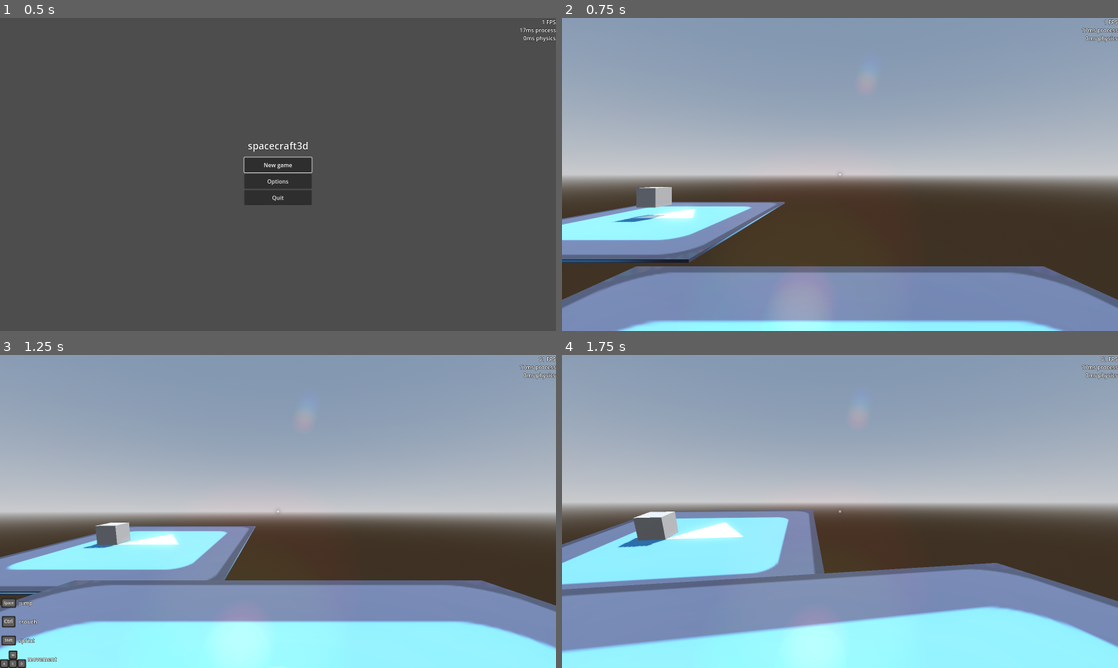
Above: before the commit, frames 1-4 (two rows, left to right).
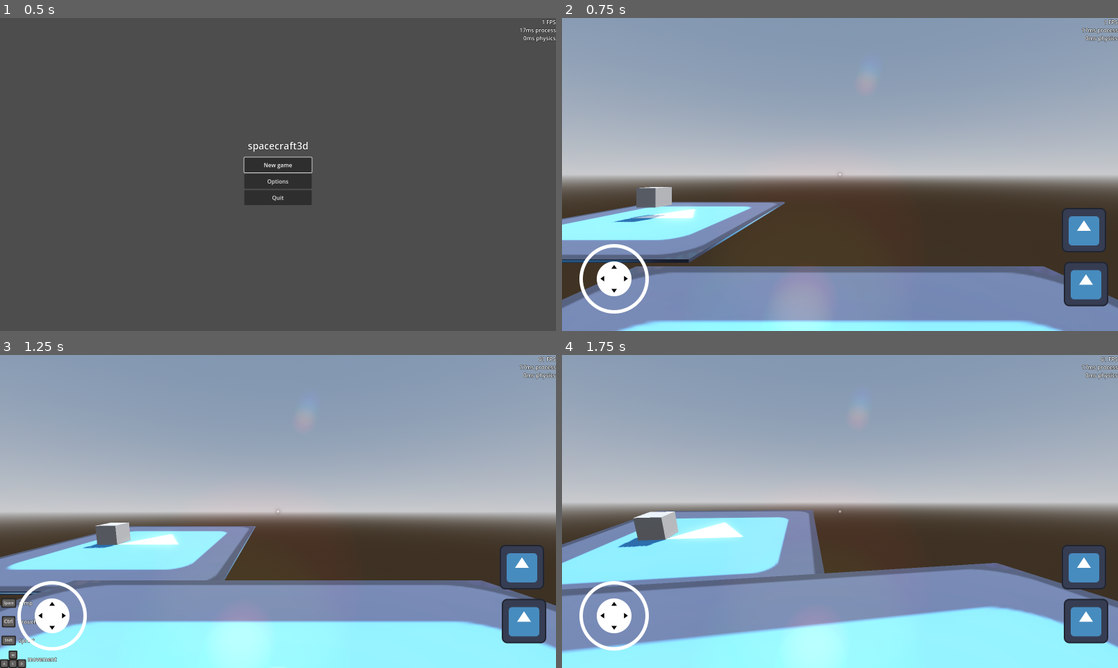
Above: after the commit, the same moments.

Repository: matmas/spacecraft3d
Game: Godot game, scene res://menus/main_menu/main_menu.tscn
Same seed, same stepped clock (60 frames per second), same inputs: the game is played once before the commit and once after it. The engine's default icon, where the game draws it, is replaced by a stand-in: a white triangle on a blue panel in a dark square.
Inputs (mouse positions are in pixels of both pictures, inside the frame that each line leads up to):
- Up to frame 1 (0.5 s): no input
- Up to frame 2 (0.75 s): click "New game" at 0.5 s
- Up to frame 3 (1.25 s): no input
- Up to frame 4 (1.75 s): tap Enter at 1.25 s; move the mouse to (867, 511) at 1.27 s; hold W (move_forward) from 1.28 s (still down); hold Ctrl (crouch) from 1.28 s (still down); click (867, 511) at 1.42 s; tap Space (jump) at 1.52, 1.55 s

Frame 1 is identical in both runs. In frame 2, 3.3% of the frame differs, in the area x 3-99%, y 60-95%; in frame 3, 3.3%; in frame 4, 3.3%.

Commit message:
Add virtual joystick and emulate mouse from touch for regular controls

Diff:
--- /dev/null
+++ b/emulate_mouse_from_touch/emulate_mouse_from_touch_autoload.gd
@@ -0,0 +1,36 @@
+extends Node
+# Alternative to input_devices/pointing/emulate_mouse_from_touch (default: true)
+
+func _ready() -> void:
+	get_viewport().gui_focus_changed.connect(_on_gui_focus_changed)
+
+
+func _input(event: InputEvent) -> void:
+	var embedded_window_position := Vector2() if get_window() == get_tree().root else Vector2(get_window().position)
+	match event.get_class():
+		"InputEventScreenTouch":
+			var e := InputEventMouseButton.new()
+			e.button_index = MOUSE_BUTTON_LEFT
+			e.button_mask = MOUSE_BUTTON_MASK_LEFT if event.is_pressed() else 0
+			e.pressed = event.is_pressed()
+			e.position = embedded_window_position + (event as InputEventScreenTouch).position
+			get_tree().root.push_input(e, true)
+			get_viewport().set_input_as_handled()
+		"InputEventScreenDrag":
+			var drag_event := event as InputEventScreenDrag
+			var e := InputEventMouseMotion.new()
+			e.position = embedded_window_position + drag_event.position
+			e.relative = drag_event.relative
+			e.velocity = drag_event.velocity
+			get_tree().root.push_input(e, true)
+			get_viewport().set_input_as_handled()
+
+
+func _on_gui_focus_changed(node: Control) -> void:
+	if node is OptionButton:
+		for child in node.get_children(true):
+			if child is PopupMenu:
+				var popup_menu := child as PopupMenu
+				popup_menu.set_script(get_script())
+				popup_menu.set_process_input(true)
+				return
--- a/game/game.tscn
+++ b/game/game.tscn
@@ -9,6 +9,7 @@
 [ext_resource type="PackedScene" uid="uid://bi6ndujwqpytb" path="res://crosshair/crosshair.tscn" id="6_e7f5j"]
 [ext_resource type="Script" path="res://game/area_gravity.gd" id="6_nceua"]
 [ext_resource type="PackedScene" uid="uid://cpu5koohrrphw" path="res://lens_flare/lens_flare.tscn" id="7_k38yw"]
+[ext_resource type="PackedScene" uid="uid://bc275k4543pyd" path="res://touch_screen_buttons/touch_screen_buttons.tscn" id="8_2lra2"]
 [ext_resource type="PackedScene" uid="uid://mbq7m437qpbm" path="res://menus/pause_menu/pause_menu.tscn" id="8_18bxx"]
 [ext_resource type="PackedScene" uid="uid://d12guuxlcbu6a" path="res://builder/builder.tscn" id="9_40lip"]
 
@@ -69,6 +70,8 @@
 [node name="LensFlare" parent="." node_paths=PackedStringArray("directional_light") instance=ExtResource("7_k38yw")]
 directional_light = NodePath("../DirectionalLight3D")
 raycast_collision_mask = 4294967291
+
+[node name="TouchScreenButtons" parent="." instance=ExtResource("8_2lra2")]
 
 [node name="PauseMenu" parent="." instance=ExtResource("8_18bxx")]
 
--- a/project.godot
+++ b/project.godot
@@ -23,6 +23,7 @@
 FpsCounterAutoload="res://fps_counter/fps_counter_autoload.tscn"
 Utils="*res://utils/utils_autoload.gd"
 InputMonitor="*res://input_icons/input_monitor_autoload.gd"
+EmulateMouseFromTouchAutoload="res://emulate_mouse_from_touch/emulate_mouse_from_touch_autoload.gd"
 
 [display]
 
@@ -244,6 +245,10 @@
 ]
 }
 
+[input_devices]
+
+pointing/emulate_mouse_from_touch=false
+
 [layer_names]
 
 3d_physics/layer_1="Heavy solids"
--- /dev/null
+++ b/touch_screen_buttons/touch_screen_buttons.tscn
@@ -0,0 +1,50 @@
+[gd_scene load_steps=7 format=3 uid="uid://bc275k4543pyd"]
+
+[ext_resource type="Texture2D" uid="uid://dyiq8maipat2i" path="res://icon.svg" id="1_fj2kx"]
+[ext_resource type="Texture2D" uid="uid://oou2dp7ftdkc" path="res://touch_screen_buttons/joystick_outline.png" id="3_mjbc8"]
+[ext_resource type="Script" path="res://touch_screen_buttons/virtual_joystick.gd" id="3_pmdmo"]
+[ext_resource type="Texture2D" uid="uid://o7fps01xcvgt" path="res://touch_screen_buttons/joystick_tip.png" id="4_lu0fn"]
+
+[sub_resource type="CircleShape2D" id="CircleShape2D_n6y7r"]
+radius = 122.93
+
+[sub_resource type="CircleShape2D" id="CircleShape2D_h2ngx"]
+radius = 75.0
+
+[node name="TouchScreenButtons" type="CanvasLayer"]
+process_mode = 3
+layer = 0
+
+[node name="TouchScreenButton" type="TouchScreenButton" parent="."]
+position = Vector2(1444, 701)
+texture_normal = ExtResource("1_fj2kx")
+action = "jump"
+
+[node name="TouchScreenButton2" type="TouchScreenButton" parent="."]
+position = Vector2(1438, 546)
+texture_normal = ExtResource("1_fj2kx")
+shape = SubResource("CircleShape2D_n6y7r")
+action = "crouch"
+
+[node name="Margin" type="MarginContainer" parent="."]
+anchors_preset = 2
+anchor_top = 1.0
+anchor_bottom = 1.0
+offset_top = -4.0
+offset_right = 4.0
+grow_vertical = 0
+theme_override_constants/margin_left = 50
+theme_override_constants/margin_top = 50
+theme_override_constants/margin_right = 50
+theme_override_constants/margin_bottom = 50
+
+[node name="VirtualJoystick" type="TextureRect" parent="Margin"]
+layout_mode = 2
+texture = ExtResource("3_mjbc8")
+script = ExtResource("3_pmdmo")
+tip = ExtResource("4_lu0fn")
+shape = SubResource("CircleShape2D_h2ngx")
+action_up = &"move_forward"
+action_down = &"move_backward"
+action_left = &"move_left"
+action_right = &"move_right"
--- /dev/null
+++ b/touch_screen_buttons/virtual_joystick.gd
@@ -0,0 +1,105 @@
+@tool
+extends TextureRect
+
+@export var tip: Texture2D:
+	set(value):
+		tip = value
+		queue_redraw()
+@export var shape: CircleShape2D:
+	set(value):
+		if shape:
+			shape.changed.disconnect(queue_redraw)
+		shape = value
+		if shape:
+			shape.changed.connect(queue_redraw)
+		queue_redraw()
+
+@export var action_up := &""
+@export var action_down := &""
+@export var action_left := &""
+@export var action_right := &""
+
+## Triggers Input.is_action_pressed(), Input.is_action_just_pressed(), Input.get_axis(), Input.get_vector(), etc.
+@export var trigger_action_presses := true
+
+## Triggers Node._input()
+@export var trigger_input_events := false
+
+var current_value := Vector2()
+var current_index := -1
+
+func _draw() -> void:
+	if tip:
+		draw_texture(tip, size * 0.5 - tip.get_size() * 0.5 + current_value * shape.radius)
+	if shape and Engine.is_editor_hint() or get_tree().is_debugging_collisions_hint():
+		draw_circle(size * 0.5, shape.radius, ProjectSettings.get_setting("debug/shapes/collision/shape_color"))
+
+
+func _input(event: InputEvent) -> void:
+	if not event is InputEventScreenTouch and not event is InputEventScreenDrag:
+		return  # We are interested only in touch events
+
+	if not shape:
+		return  # No shape no game
+
+	if current_index != -1:  # We are tracking some finger index
+		match event.get_class():
+			"InputEventScreenTouch":
+				if (event as InputEventScreenTouch).index != current_index:
+					return  # We are not interested in other finger touches
+			"InputEventScreenDrag":
+				if (event as InputEventScreenDrag).index != current_index:
+					return  # We are not interested in other finger movements
+
+	var event_position: Vector2
+	match event.get_class():
+		"InputEventScreenTouch":
+			event_position = (event as InputEventScreenTouch).position
+		"InputEventScreenDrag":
+			event_position = (event as InputEventScreenDrag).position
+	var vector := (event_position - (global_position + size * 0.5)) / shape.radius
+
+	match event.get_class():
+		"InputEventScreenTouch":
+			if event.is_pressed():
+				if vector.length_squared() < 1.0:  # Finger press inside shape
+					current_value = vector
+					_trigger_input_from_vector(current_value)
+					current_index = (event as InputEventScreenTouch).index
+					get_viewport().set_input_as_handled()
+				else:
+					return  # Ignore finger presses outside shape
+			else:  # Finger release
+				for action in [action_up, action_down, action_left, action_right]:
+					_trigger_input(action, false)
+				current_value = Vector2()
+				current_index = -1
+				get_viewport().set_input_as_handled()
+		"InputEventScreenDrag":
+			if current_index != -1:
+				current_value = vector if vector.length_squared() < 1.0 else vector.normalized()
+				_trigger_input_from_vector(current_value)
+				get_viewport().set_input_as_handled()
+	queue_redraw()
+
+
+func _trigger_input_from_vector(vector: Vector2) -> void:
+	if absf(vector.x) > 0:
+		_trigger_input(action_right if vector.x > 0 else action_left, true, absf(vector.x))
+	if absf(vector.y) > 0:
+		_trigger_input(action_down if vector.y > 0 else action_up, true, absf(vector.y))
+
+
+func _trigger_input(action: StringName, pressed: bool, strength: float = 1) -> void:
+	if trigger_action_presses:
+		if pressed:
+			Input.action_press(action, strength)
+		else:
+			Input.action_release(action)
+
+	if trigger_input_events:
+		var event := InputEventAction.new()
+		event.action = action
+		event.pressed = pressed
+		event.strength = strength
+		Input.parse_input_event(event)
Not shown: 1 places in game/game.tscn that only renumber resources
Binary file added: touch_screen_buttons/joystick_outline.png
Not shown, added: touch_screen_buttons/joystick_outline.png.import
Binary file added: touch_screen_buttons/joystick_tip.png
Not shown, added: touch_screen_buttons/joystick_tip.png.import
